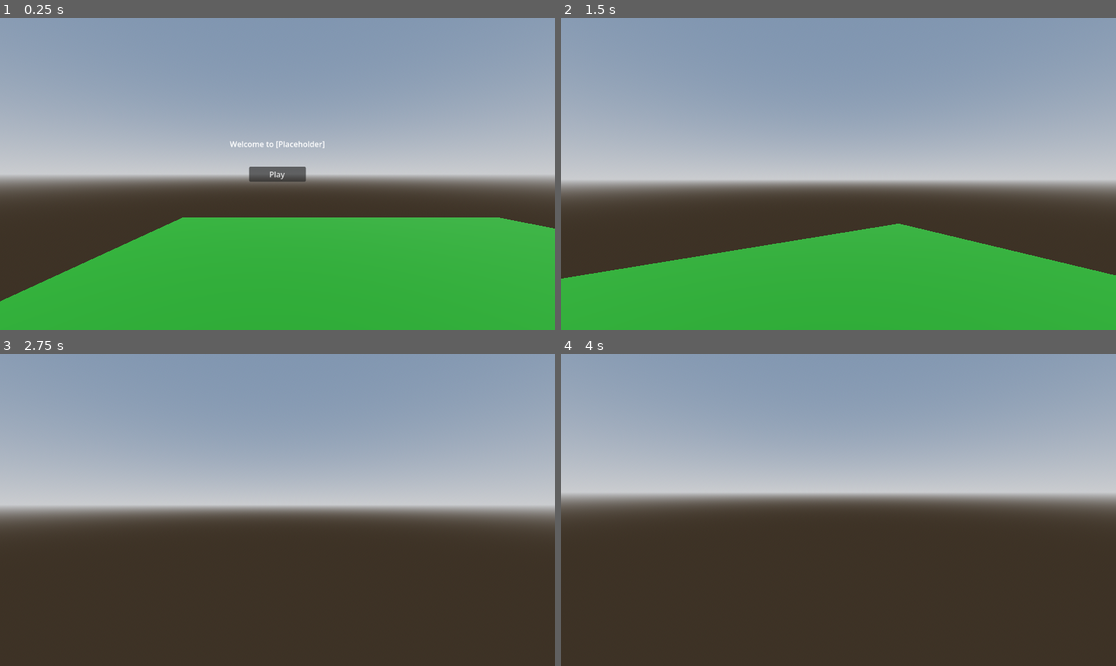
Above: before the commit, frames 1-4 (two rows, left to right).
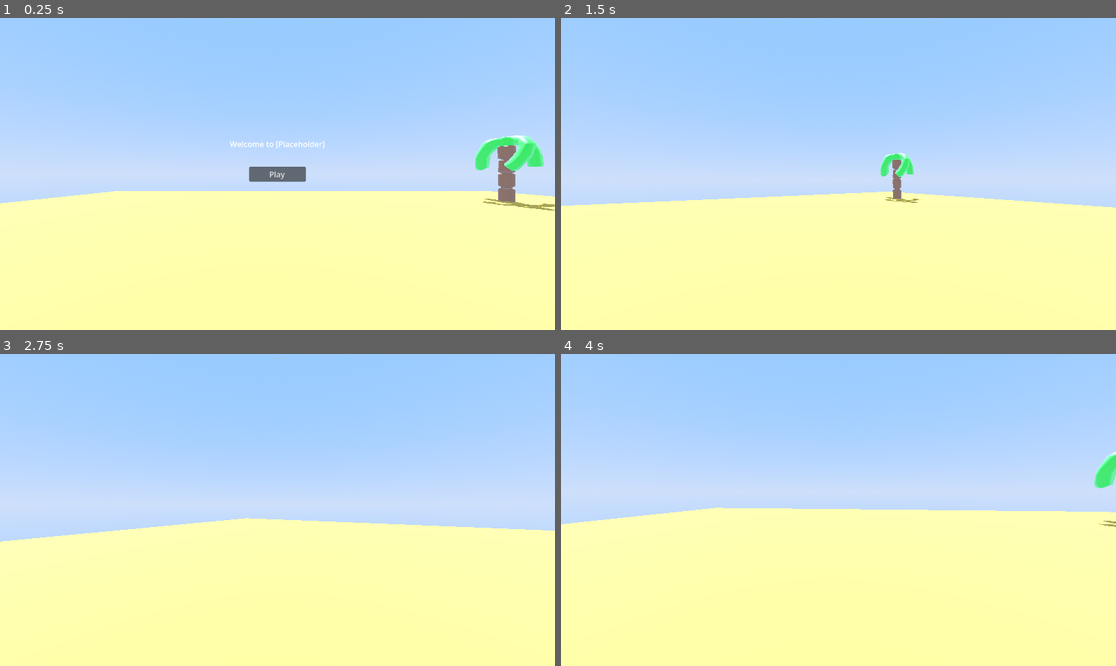
Above: after the commit, the same moments.

Repository: DabPlayZ1/Placeholder
Game: Godot game, scene res://mains.tscn
The game is run twice, just before and just after one commit, with the same random seed, the same clock (stepped at 60 frames per second) and the same inputs.
Inputs (mouse positions are in pixels of both pictures, inside the frame that each line leads up to):
- Up to frame 1 (0.25 s): no input
- Up to frame 2 (1.5 s): click "Play" at 0.5 s; tap Enter at 1.25 s; move the mouse to (866, 174) at 1.27 s; hold W (Forward) from 1.28 s (still down)
- Up to frame 3 (2.75 s): keep holding W (Forward); move the mouse to (249, 510) at 2.02 s
- Up to frame 4 (4 s): keep holding W (Forward); tap Space at 2.75 s; move the mouse to (849, 503) at 2.77 s; tap Enter at 3.5 s; move the mouse to (832, 516) at 3.52 s

The runs differ from the first frame. In frame 1, 100% of the frame differs, in the area x 0-100%, y 0-100%; in frame 2, 100%; in frame 3, 100%; in frame 4, 100%.

Commit message:
something

Diff:
--- a/mains.tscn
+++ b/mains.tscn
@@ -1,12 +1,19 @@
-[gd_scene format=3 uid="uid://s635ttbsk5i5"]
+[gd_scene format=3 uid="uid://47pe7sys60j0"]
 
 [ext_resource type="PackedScene" uid="uid://j2ijrf0m6ov2" path="res://character.tscn" id="1_7xr7w"]
+[ext_resource type="PackedScene" uid="uid://cwuy57mgibuga" path="res://palmtree.glb" id="1_k6qg0"]
 [ext_resource type="Script" uid="uid://dtogkrx1msjug" path="res://gamestart.gd" id="2_7xr7w"]
 [ext_resource type="Script" uid="uid://bsf3rkc3x5ace" path="res://character.gd" id="2_dpg81"]
 
 [sub_resource type="ProceduralSkyMaterial" id="ProceduralSkyMaterial_7xr7w"]
-sky_horizon_color = Color(0.66224277, 0.6717428, 0.6867428, 1)
-ground_horizon_color = Color(0.66224277, 0.6717428, 0.6867428, 1)
+sky_top_color = Color(0.41801074, 0.60166144, 0.9538794, 1)
+sky_horizon_color = Color(0.61655265, 0.70064694, 0.8737066, 1)
+sky_curve = 0.16076568
+sky_energy_multiplier = 1.1
+ground_bottom_color = Color(0.41960785, 0.6, 0.9529412, 1)
+ground_horizon_color = Color(0.6156863, 0.7019608, 0.8745098, 1)
+ground_curve = 0.16
+ground_energy_multiplier = 1.1
 
 [sub_resource type="Sky" id="Sky_dpg81"]
 sky_material = SubResource("ProceduralSkyMaterial_7xr7w")
@@ -16,13 +23,17 @@
 sky = SubResource("Sky_dpg81")
 tonemap_mode = 2
 
+[sub_resource type="CylinderShape3D" id="CylinderShape3D_k6qg0"]
+height = 10.754364
+radius = 1.0151367
+
 [sub_resource type="StandardMaterial3D" id="StandardMaterial3D_qdmao"]
-albedo_color = Color(0, 0.33333334, 0, 1)
+albedo_color = Color(0.8273717, 0.6245165, 0.23821166, 1)
 
 [sub_resource type="BoxMesh" id="BoxMesh_vrowr"]
 material = SubResource("StandardMaterial3D_qdmao")
 
-[sub_resource type="BoxShape3D" id="BoxShape3D_dpg81"]
+[sub_resource type="BoxShape3D" id="BoxShape3D_k6qg0"]
 
 [node name="Node3D" type="Node3D" unique_id=1140575817]
 
@@ -36,15 +47,6 @@
 [node name="Player" parent="." unique_id=1884823947 instance=ExtResource("1_7xr7w")]
 transform = Transform3D(1, 0, 0, 0, 1, 0, 0, 0, 1, -2, 0.8015351, 2)
 script = ExtResource("2_dpg81")
-
-[node name="MeshInstance3D" type="MeshInstance3D" parent="." unique_id=1086130387]
-transform = Transform3D(10, 0, 0, 0, 0.1, 0, 0, 0, 10, 0, 0, 0)
-mesh = SubResource("BoxMesh_vrowr")
-
-[node name="StaticBody3D" type="StaticBody3D" parent="MeshInstance3D" unique_id=1626137514]
-
-[node name="CollisionShape3D" type="CollisionShape3D" parent="MeshInstance3D/StaticBody3D" unique_id=1432281162]
-shape = SubResource("BoxShape3D_dpg81")
 
 [node name="Welcome" type="Label" parent="." unique_id=1076923893]
 unique_name_in_owner = true
@@ -77,5 +79,24 @@
 text = "Play"
 script = ExtResource("2_7xr7w")
 
-[connection signal="pressed" from="Play" to="Player" method="_on_play_pressed"]
+[node name="PalmTree" type="StaticBody3D" parent="." unique_id=341859513]
+transform = Transform3D(0.3, 0, 0, 0, 0.3, 0, 0, 0, 0.3, 9.636001, -0.09716466, -8.8550415)
+metadata/_edit_group_ = true
+
+[node name="palmtree" parent="PalmTree" unique_id=1898941854 instance=ExtResource("1_k6qg0")]
+transform = Transform3D(1, 0, 0, 0, 1, 0, 0, 0, 1, 0, 1.4648829, 0)
+
+[node name="CollisionShape3D" type="CollisionShape3D" parent="PalmTree" unique_id=635261270]
+transform = Transform3D(0.99999976, 0, 0, 0, 0.99999976, 0, 0, 0, 0.99999976, 0, 5.8054094, 0)
+shape = SubResource("CylinderShape3D_k6qg0")
+
+[node name="Ground" type="StaticBody3D" parent="." unique_id=1970275955]
+transform = Transform3D(30, 0, 0, 0, 0.1, 0, 0, 0, 30, 0, 0, 0)
+
+[node name="MeshInstance3D" type="MeshInstance3D" parent="Ground" unique_id=1086130387]
+mesh = SubResource("BoxMesh_vrowr")
+
+[node name="CollisionShape3D" type="CollisionShape3D" parent="Ground" unique_id=718940785]
+shape = SubResource("BoxShape3D_k6qg0")
+
 [connection signal="pressed" from="Play" to="Play" method="_on_pressed"]
--- a/project.godot
+++ b/project.godot
@@ -11,7 +11,7 @@
 [application]
 
 config/name="Placeholder"
-run/main_scene="uid://s635ttbsk5i5"
+run/main_scene="uid://47pe7sys60j0"
 config/features=PackedStringArray("4.6", "GL Compatibility")
 config/icon="res://icon.svg"
 
--- a/welcome.tscn
+++ /dev/null
@@ -1,26 +0,0 @@
-[gd_scene format=3 uid="uid://237tetrd0hg0"]
-
-[node name="Node2D" type="Node2D" unique_id=514210151]
-
-[node name="Label" type="Label" parent="." unique_id=360413195]
-anchors_preset = 8
-anchor_left = 0.5
-anchor_top = 0.5
-anchor_right = 0.5
-anchor_bottom = 0.5
-offset_left = -101.0
-offset_top = -11.5
-offset_right = 101.0
-offset_bottom = 11.5
-grow_horizontal = 2
-grow_vertical = 2
-text = "Welcome To [PlaceHolder]"
-horizontal_alignment = 1
-vertical_alignment = 1
-
-[node name="Button" type="Button" parent="." unique_id=977026984]
-offset_left = 550.0
-offset_top = 280.0
-offset_right = 650.0
-offset_bottom = 311.0
-text = "Play"
Binary file added: palmtree.glb
Not shown, added: palmtree.glb.import
Binary file added: palmtree_colorpallette.png
Not shown, added: palmtree_colorpallette.png.import
